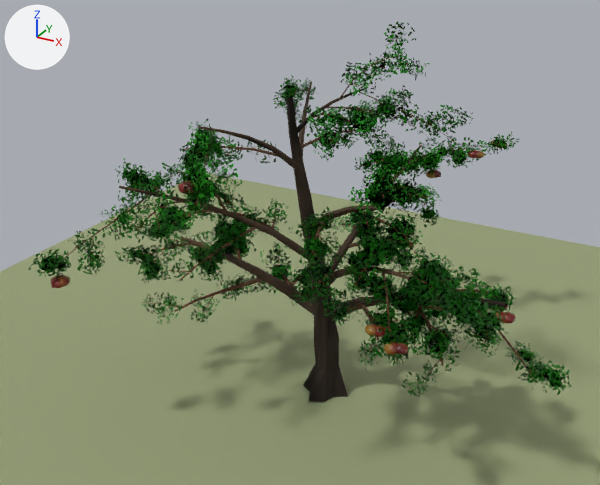
What one commit did to the Blender file mouse_open_world_clean_project/assets/trees/elma_agaci/elma_agaci.blend.
Both versions are drawn from a 50 mm camera at (3.21, -6.36, 4.74) aimed at (-0.28, -0.01, 1.57). Lighting does not change. The marker at upper left points along +X, +Y and +Z. The first picture is the older version.

Before the edit, the objects in view are built like this:
```python
me_apple_mesh = bpy.data.meshes.new('Apple_Mesh')
me_apple_mesh.from_pydata(...)  # 1125 vertices, 1125 faces; spans x -1.79..1.81, y -1.89..2.6, z 0.92..2.79
me_apple_mesh.polygons.foreach_set('use_smooth', [True] * 1125)
# faces by material slot: [875, 250]
me_apple_mesh.materials.append(mat_m_apple)
me_apple_mesh.materials.append(mat_m_applestem)
me_leaf_mesh = bpy.data.meshes.new('Leaf_Mesh')
me_leaf_mesh.from_pydata(...)  # 10808 vertices, 2702 faces; spans x -2.02..2.43, y -2.08..2.6, z 0.69..3.66
me_leaf_mesh.materials.append(mat_m_leaf)
me_plane = bpy.data.meshes.new('Plane')
me_plane.from_pydata([(-5.0, -5.0, 0.0), (5.0, -5.0, 0.0), (-5.0, 5.0, 0.0), (5.0, 5.0, 0.0)], [], [(0, 1, 3, 2)])
me_plane.materials.append(mat_m_ground)  # greyish green #959e76
me_wood_mesh = bpy.data.meshes.new('Wood_Mesh')
me_wood_mesh.from_pydata(...)  # 5886 vertices, 3795 faces; spans x -1.9..2.28, y -1.97..2.46, z -0.02..3.55
me_wood_mesh.materials.append(mat_m_bark)
ob_appletree_apples = bpy.data.objects.new('AppleTree_Apples', me_apple_mesh)
ob_appletree_apples.location = (0.0, 0.0, 0.0)
ob_appletree_leaves = bpy.data.objects.new('AppleTree_Leaves', me_leaf_mesh)
ob_appletree_leaves.location = (0.0, 0.0, 0.0)
ob_appletree_wood = bpy.data.objects.new('AppleTree_Wood', me_wood_mesh)
ob_appletree_wood.location = (0.0, 0.0, 0.0)
ob_ground = bpy.data.objects.new('Ground', me_plane)
ob_ground.location = (0.0, 0.0, -0.001)
```
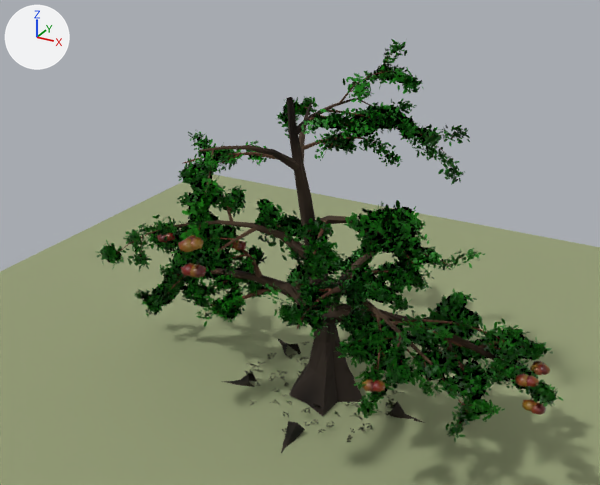
Where the change shows, as pixel boxes (x1, y1, x2, y2) in the pictures (600 x 485 px; the box of a moved part takes in the faces that stretch with it):
'AppleTree_Leaves', reshaped (14% narrower, 7% taller)
    before: (29, 22, 572, 397)
    after: (97, 39, 563, 442)
'AppleTree_Wood', reshaped (15% narrower, 10% taller)
    before: (46, 42, 554, 402)
    after: (117, 57, 548, 453)
'AppleTree_Apples', reshaped (15% narrower, 15% shorter)
    before: (51, 140, 516, 356)
    after: (157, 232, 550, 415)
part 1 of me_wood_mesh, deleted
    before: (46, 42, 554, 381)
part 2 of me_wood_mesh, reshaped
    before: (55, 82, 533, 402)
    after: (117, 57, 548, 453)
part 3 of me_leaf_mesh, deleted (green)
    before: (29, 22, 572, 397)
part 4 of me_leaf_mesh, built on
    before: (177, 23, 473, 328)
    after: (97, 39, 563, 442)
part 5 of me_apple_mesh, moved or reshaped
    before: (375, 326, 386, 337)
    after: (190, 238, 204, 250)
part 6 of me_apple_mesh, moved or reshaped
    before: (365, 324, 377, 336)
    after: (188, 236, 201, 239)
part 7 of me_apple_mesh, moved or reshaped
    before: (60, 277, 69, 287)
    after: (178, 238, 194, 252)
part 8 of me_apple_mesh, moved or reshaped
    before: (59, 275, 70, 282)
    after: (540, 364, 550, 375)
part 9 of me_apple_mesh, moved or reshaped
    before: (51, 275, 61, 281)
    after: (532, 361, 546, 365)
part 10 of me_apple_mesh, moved or reshaped
    before: (51, 278, 64, 288)
    after: (530, 364, 542, 375)
part 11 of me_apple_mesh, moved or reshaped
    before: (502, 312, 516, 324)
    after: (373, 380, 385, 392)
part 12 of me_apple_mesh, moved or reshaped
    before: (493, 311, 505, 321)
    after: (362, 379, 374, 392)
part 13 of me_apple_mesh, moved or reshaped (not visible before)
    after: (190, 265, 206, 278)
part 14 of me_apple_mesh, moved or reshaped (not visible before)
    after: (181, 263, 196, 276)
part 15 of me_apple_mesh, moved or reshaped
    before: (426, 140, 507, 178)
    after: (165, 232, 539, 387)
part 16 of me_apple_mesh, moved or reshaped (mostly hidden before)
    before: (488, 306, 508, 310)
    after: (157, 234, 246, 251)
part 17 of me_apple_mesh, moved or reshaped
    before: (384, 339, 408, 356)
    after: (522, 398, 546, 415)
part 18 of me_apple_mesh, moved or reshaped (not visible afterwards)
    before: (178, 177, 196, 194)

Edits to the bpy script that builds the scene:
```text
Change me_wood_mesh:
    remove me_wood_mesh.from_pydata(...)  # 5886 vertices, 3795 faces; spans x -1.9..2.28, y -1.97..2.46, z -0.02..3.55
    add me_wood_mesh.from_pydata(...)  # 5977 vertices, 3877 faces; spans x -2.34..2.29, y -1.97..2.07, z -0.06..3.44
    me_wood_mesh part 1: 462 loose pieces with 4709 vertices, spanning x -1.9..2.28, y -1.97..2.46, z 0.76..3.55, are deleted
    me_wood_mesh part 2: 1 vertex moved within x -0.1, y -0.18, z 2.85; 791 vertices removed from x -1.74..2.11, y -1.93..1.96, z -0.02..3.1; 5591 vertices added at x -2.34..2.29, y -1.97..2.07, z -0.06..3.44
    other edits to the shape of me_wood_mesh do not show in these pictures
Change me_leaf_mesh:
    remove me_leaf_mesh.from_pydata(...)  # 10808 vertices, 2702 faces; spans x -2.02..2.43, y -2.08..2.6, z 0.69..3.66
    add me_leaf_mesh.from_pydata(...)  # 18884 vertices, 4721 faces; spans x -2.47..2.45, y -2.07..2.18, z -0.01..3.55
    me_leaf_mesh part 3: 2664 loose pieces with 10656 vertices, spanning x -2.02..2.43, y -2.08..2.6, z 0.69..3.65, are deleted
    me_leaf_mesh part 4: 7 vertices moved within x -1.23..0.89, y -1.09..0.03, z 0.96..2.95; 131 vertices removed from x -1.26..1.5, y -1.99..1.31, z 0.98..3.66; 18863 vertices added at x -2.47..2.45, y -2.07..2.18, z -0.01..3.55
    other edits to the shape of me_leaf_mesh do not show in these pictures
Change me_apple_mesh:
    remove me_apple_mesh.from_pydata(...)  # 1125 vertices, 1125 faces; spans x -1.79..1.81, y -1.89..2.6, z 0.92..2.79
    add me_apple_mesh.from_pydata(...)  # 1125 vertices, 1125 faces; spans x -1.64..2.27, y -2.1..2.22, z 0.79..2.44
    me_apple_mesh part 5: the loose piece of 30 vertices spanning x 0.97..1.09, y -1.17..-1.05, z 1.47..1.56 is moved by (-1.06, -0.9, 0.86)
    me_apple_mesh part 6: the loose piece of 30 vertices spanning x 0.91..1.03, y -1.18..-1.05, z 1.47..1.56 is moved by (-1.04, -0.86, 0.86)
    me_apple_mesh part 7: the loose piece of 30 vertices spanning x -1.73..-1.62, y -1.77..-1.65, z 1.52..1.6 is scaled about its middle by (1.16, 1.12, 1.15), then moved by (1.6, -0.31, 0.81)
    me_apple_mesh part 8: the loose piece of 30 vertices spanning x -1.76..-1.64, y -1.74..-1.63, z 1.51..1.6 is scaled about its middle by (1.06, 1.07, 1.03), then moved by (3.78, 1.75, -0.72)
    me_apple_mesh part 9: the loose piece of 30 vertices spanning x -1.79..-1.67, y -1.77..-1.64, z 1.51..1.6 is moved by (3.77, 1.8, -0.71)
    me_apple_mesh part 10: the loose piece of 30 vertices spanning x -1.76..-1.64, y -1.81..-1.68, z 1.51..1.6 is moved by (3.74, 1.78, -0.72)
    me_apple_mesh part 11: the loose piece of 30 vertices spanning x 1.68..1.81, y -0.1..0.04, z 1.25..1.35 is scaled about its middle by (0.879, 0.865, 0.897), then moved by (-0.63, -1.28, -0.14)
    me_apple_mesh part 12: the loose piece of 30 vertices spanning x 1.63..1.75, y -0.1..0.03, z 1.26..1.35 is moved by (-0.63, -1.29, -0.15)
    me_apple_mesh part 13: the loose piece of 30 vertices spanning x -1.65..-1.53, y 0.32..0.44, z 0.93..1.02 is moved by (1.55, -2.36, 1.18)
    me_apple_mesh part 14: the loose piece of 30 vertices spanning x -1.69..-1.57, y 0.28..0.41, z 0.92..1.02 is moved by (1.53, -2.33, 1.18)
    me_apple_mesh part 15: 315 of 1125 vertices moved; they spanned x 0.04..0.99, y 1.94..2.6, z 1.52..2.17 and now span x -1.63..2.17, y -0.64..1.92, z 0.82..1.59; mean shift (-0.14, -2.02, -0.68); largest move (0.88, 2.28, 2.08) -> (-1.58, -0.42, 1.5)
    me_apple_mesh part 16: 135 of 1125 vertices moved; they spanned x 1.53..1.7, y 0.05..0.23, z 1.27..1.4 and now span x -1.64..-0.95, y -0.49..0.14, z 1.3..1.58; mean shift (-2.83, -0.23, 0.08); largest move (1.58, 0.16, 1.34) -> (-1.64, -0.4, 1.53)
    me_apple_mesh part 17: 90 of 1125 vertices moved; they spanned x 1.16..1.35, y -1.4..-1.26, z 1.48..1.61 and now span x 2.08..2.27, y -0.7..-0.57, z 0.86..0.98; mean shift (0.91, 0.69, -0.63); largest move (1.23, -1.34, 1.59) -> (2.14, -0.63, 0.96)
    me_apple_mesh part 18: all 45 vertices in x -0.27..-0.13, y -1.89..-1.76, z 2.66..2.79 are scaled about their middle by (0.869, 0.878, 0.883), then moved by (0.0, 3.64, -1.64)
    other edits to the shape of me_apple_mesh do not show in these pictures
```
